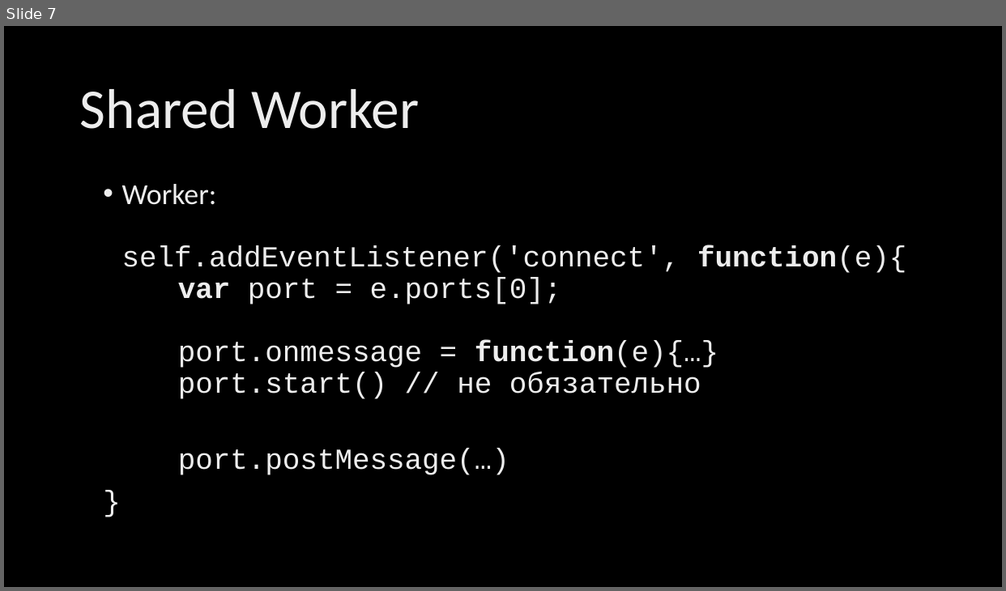
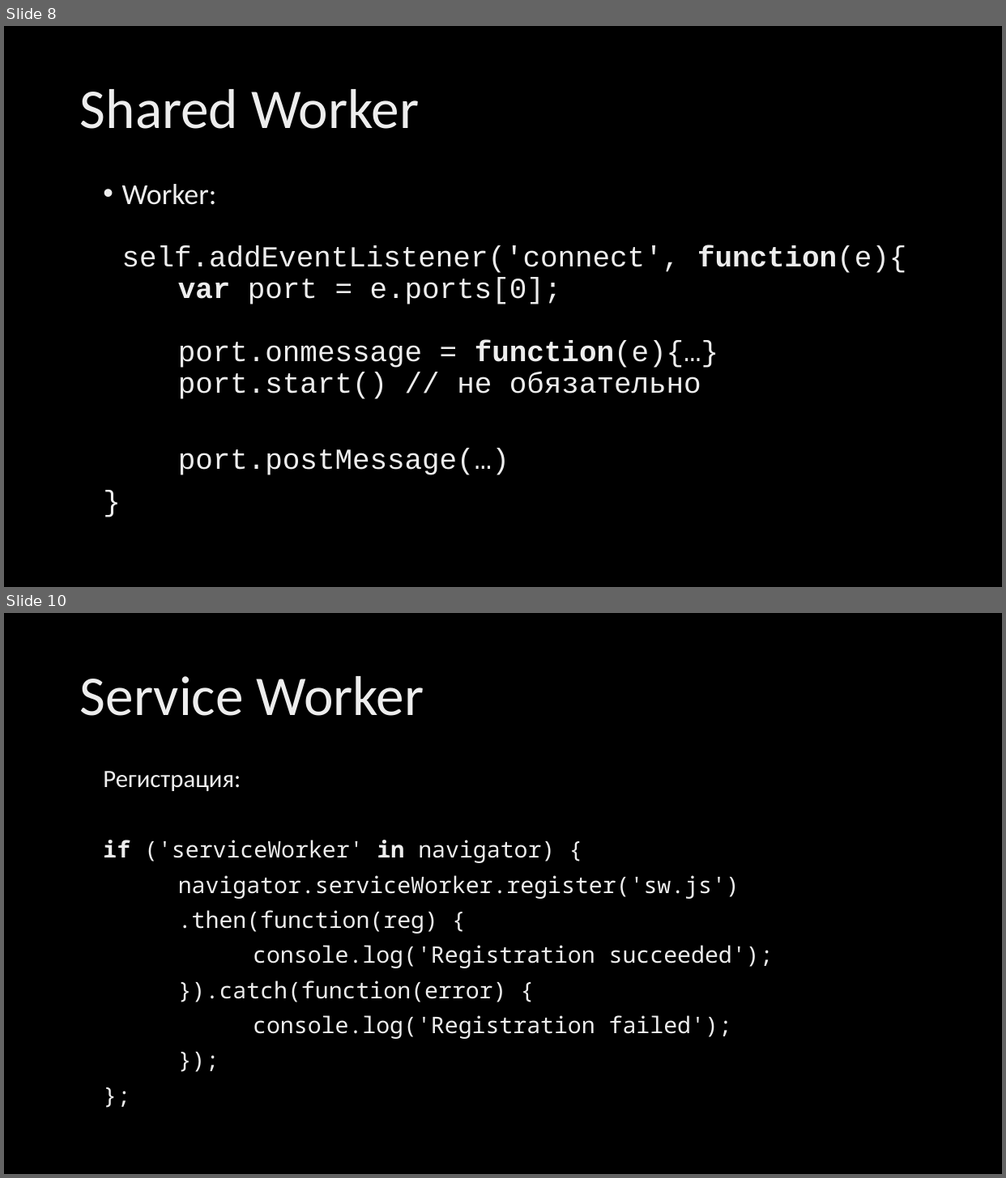
Before and after one commit to Godastan/js-examples, a slide deck: _techtalk/Workers.pptx. Shown one above the other, each under a label of ours: slide 7 before the commit, slides 8 and 10 after it; the slides between them are not shown. The pictures are 1006x591 and 1006x1178 pixels, drawn with LibreOffice and Linux fonts; fonts in the diff are those of the drawing; background and template pictures are left out. Boxes give left, top, right and bottom in pixels: in the first picture for what was removed or moved away, otherwise in the second. Text is boxed around its words. In the diff, an @@ line names an element or a change of style, - is before the commit and + after.

```diff
--- a/_techtalk/Workers.pptx
+++ b/_techtalk/Workers.pptx
@@ slide 10 added at box(4, 613, 1002, 1174), background picture (left out) @@
@@ title added at box(80, 676, 424, 716), 54 pt, text gradient #BFBFBF to #EDEDED to #FFFFFF @@
+Service Worker
@@ text added at box(103, 771, 774, 1039), 22 pt, text gradient #BFBFBF to #EDEDED to #FFFFFF @@
+Регистрация:
+if ('serviceWorker' in navigator) {
+navigator.serviceWorker.register('sw.js')
+.then(function(reg) {
+console.log('Registration succeeded');
+}).catch(function(error) {
+console.log('Registration failed');
+});
+};
@@ what was slide 7 is now slide 8 @@
```
Also in this commit, not shown: 1 slide changed, 4 other slides added, 6 other files.
